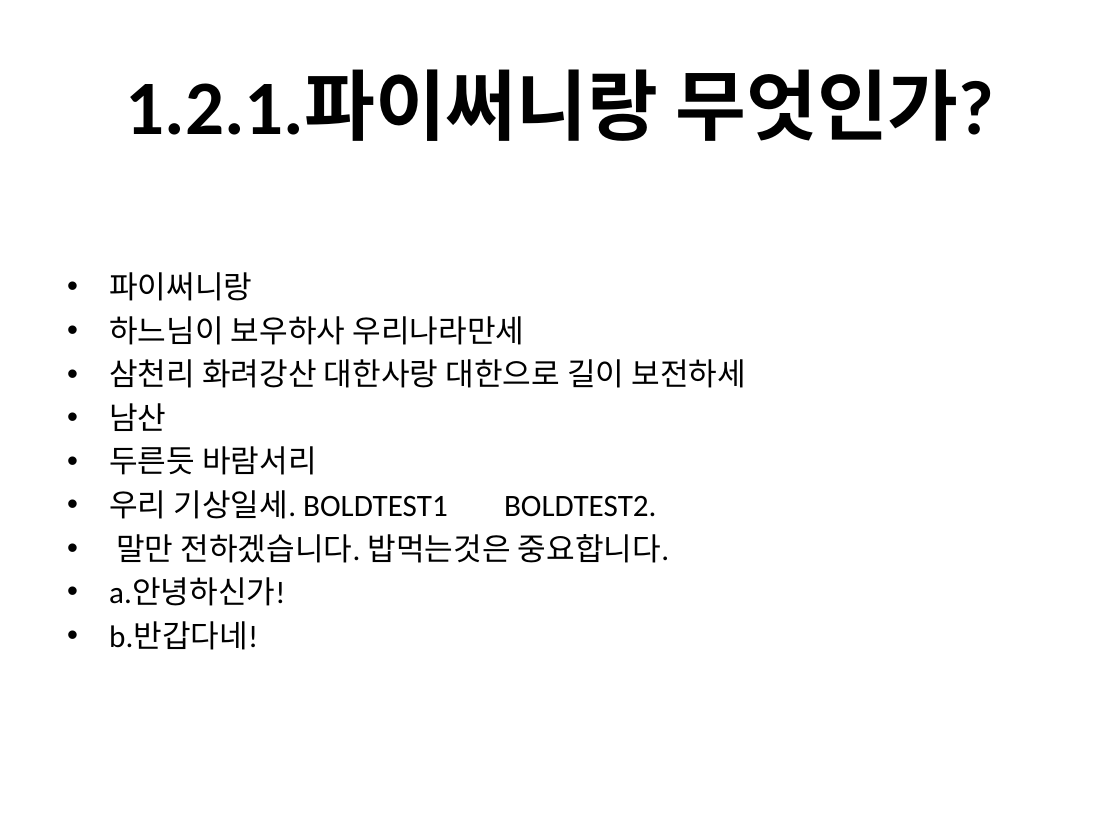
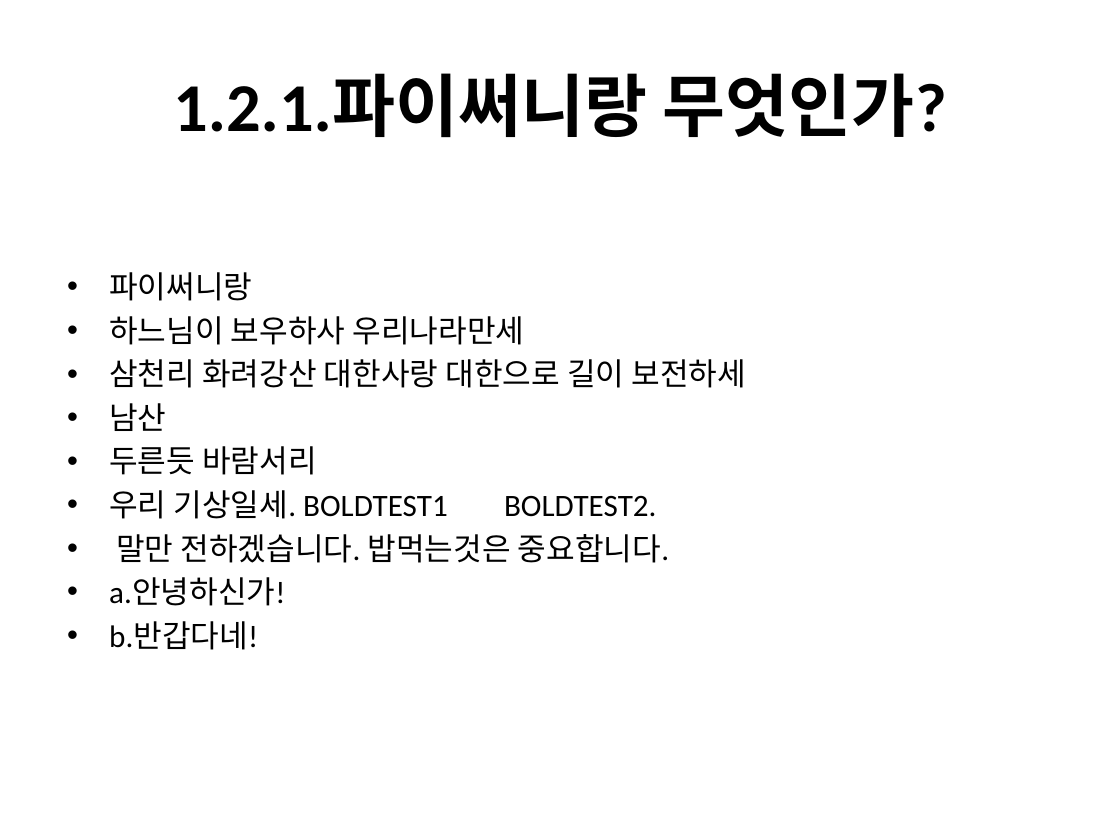
Before and after one commit to YooJeongWoo/docx2pptx, a slide deck: slide 4 of test3.pptx. Drawn at 1120x840 pixels with LibreOffice and Linux fonts; fonts in the diff are those of the drawing. Boxes give left, top, right and bottom in pixels: in the first picture for what was removed or moved away, otherwise in the second. Text is boxed around its words. In the diff, an @@ line names an element or a change of style, - is before the commit and + after.

Commit message:
slide update

```diff
--- a/test3.pptx
+++ b/test3.pptx
@@ title "1.2.1.파이써니랑 무엇인가?" at (173,73,947,138): size 49.5 to 44 pt @@
```
Also in this commit, not shown: 3 other slides changed, 10 other files.
